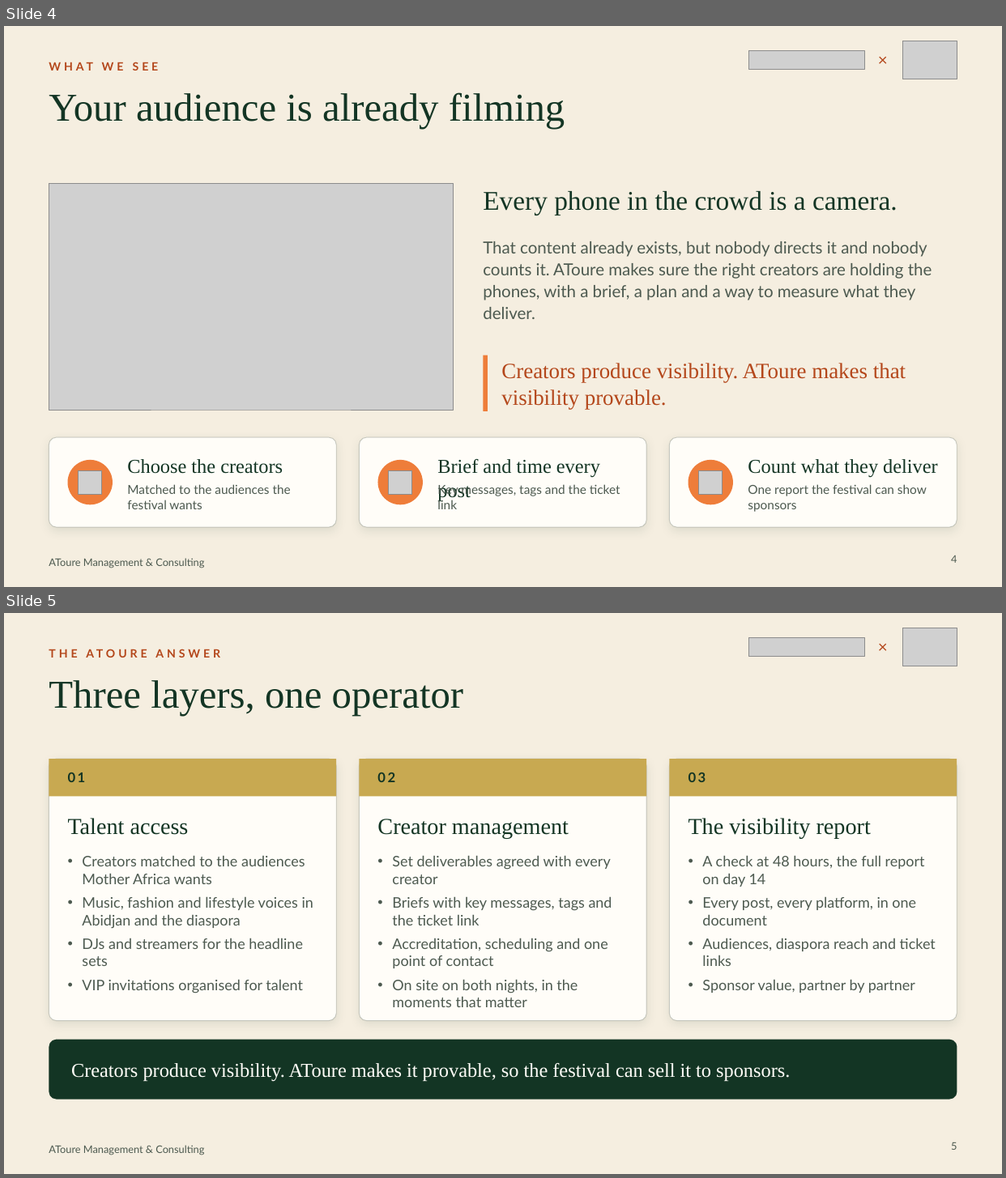
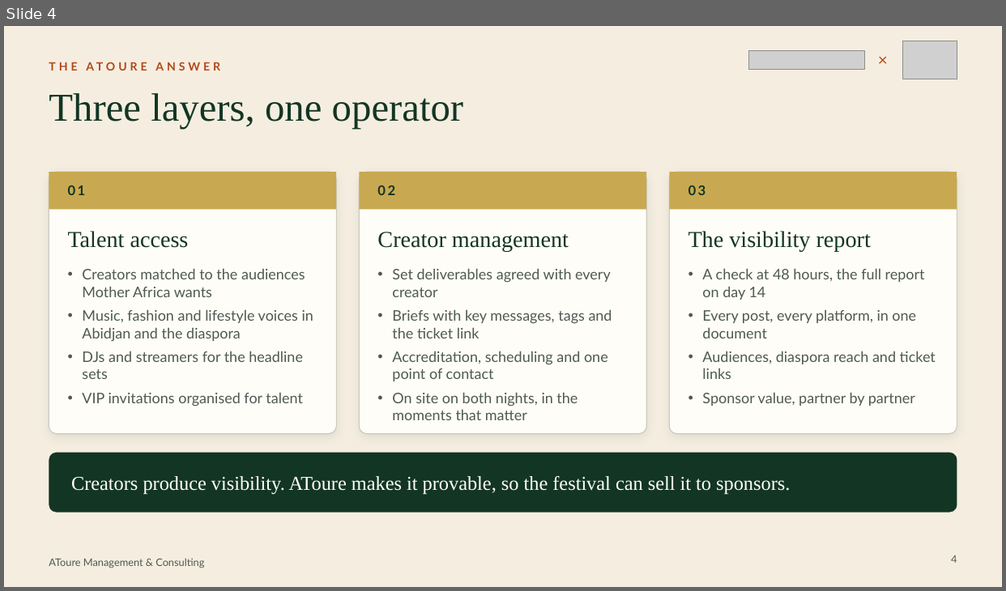
Before and after one commit to atoureconsulting/Mother-Africa, a slide deck: proposition-deck/AToure Mother Africa Festival Proposal.pptx. Shown one above the other, each under a label of ours: slides 4 and 5 before the commit, slide 4 after it. The pictures are 1006x1178 and 1006x591 pixels, drawn with LibreOffice and Linux fonts; fonts in the diff are those of the drawing; grey boxes stand for pictures. Boxes give left, top, right and bottom in pixels: in the first picture for what was removed or moved away, otherwise in the second. Text is boxed around its words. In the diff, an @@ line names an element or a change of style, - is before the commit and + after.

```diff
--- a/proposition-deck/AToure Mother Africa Festival Proposal.pptx
+++ b/proposition-deck/AToure Mother Africa Festival Proposal.pptx
@@ slide 4 removed at (4,26,1002,587), background #F5EEE0; not listed: 1 template element that a slide beside it also shows @@
@@ text removed at (869,46,897,73) @@
-×
@@ picture removed at (903,41,957,79) @@
@@ text removed at (49,60,957,80) @@
-WHAT WE SEE
@@ picture removed at (749,50,865,70) @@
@@ title removed at (49,92,565,129) @@
-Your audience is already filming
@@ picture removed at (49,183,454,410) @@
@@ text removed at (483,191,897,216) @@
-Every phone in the crowd is a camera.
@@ text removed at (483,241,932,319) @@
-That content already exists, but nobody directs it and nobody counts it. AToure makes sure the right creators are holding the phones, with a brief, a plan and a way to measure what they deliver.
@@ rectangle removed at (484,356,488,412) @@
@@ text removed at (501,363,906,409) @@
-Creators produce visibility. AToure makes that visibility provable.
@@ rounded rectangle removed at (49,437,336,527) @@
@@ rounded rectangle removed at (360,437,647,527) @@
@@ rounded rectangle removed at (670,437,957,527) @@
@@ ellipse removed at (68,460,113,506) @@
@@ text removed at (127,459,283,474) @@
-Choose the creators
@@ ellipse removed at (378,460,424,506) @@
@@ text removed at (437,459,600,501) @@
-Brief and time every post
@@ ellipse removed at (688,460,733,506) @@
@@ text removed at (748,459,938,478) @@
-Count what they deliver
@@ picture removed at (78,471,101,494) @@
@@ text removed at (127,484,291,510) @@
-Matched to the audiences the festival wants
@@ picture removed at (389,471,412,494) @@
@@ text removed at (437,484,620,510) @@
-Key messages, tags and the ticket link
@@ picture removed at (699,471,722,494) @@
@@ text removed at (748,484,927,512) @@
-One report the festival can show sponsors
@@ page number removed at (951,556,957,563) @@
-4
@@ what was slide 5 is now slide 4 @@
@@ page number at (951,556,957,563): text changed @@
-5
+4
```
Also in this commit, not shown: 2 slides changed, 1 slide added, 3 other slides removed, 5 other files.
